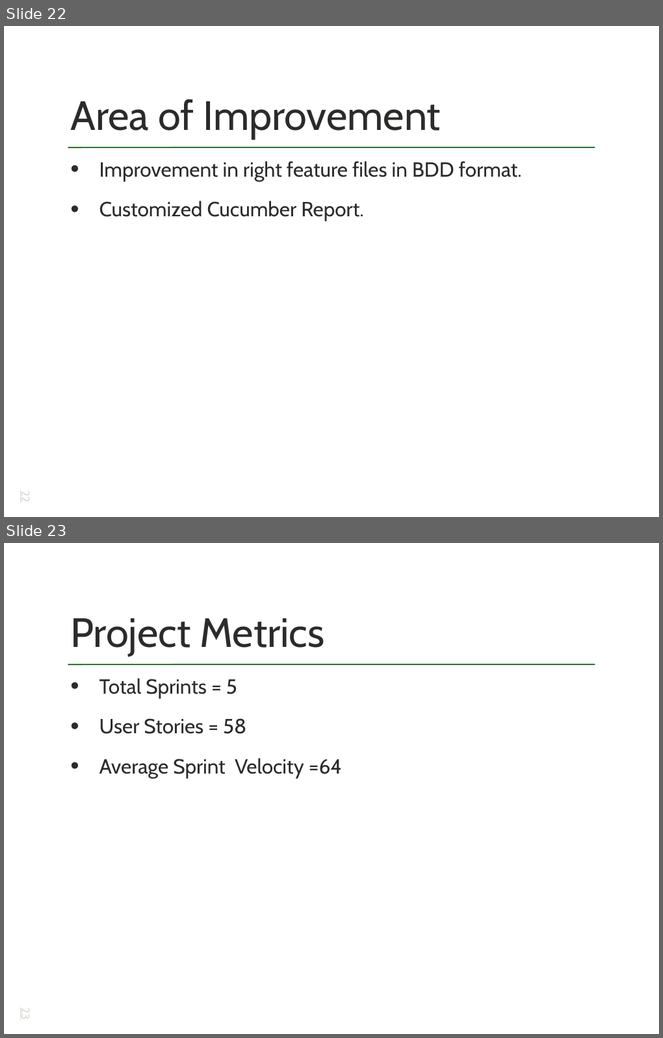
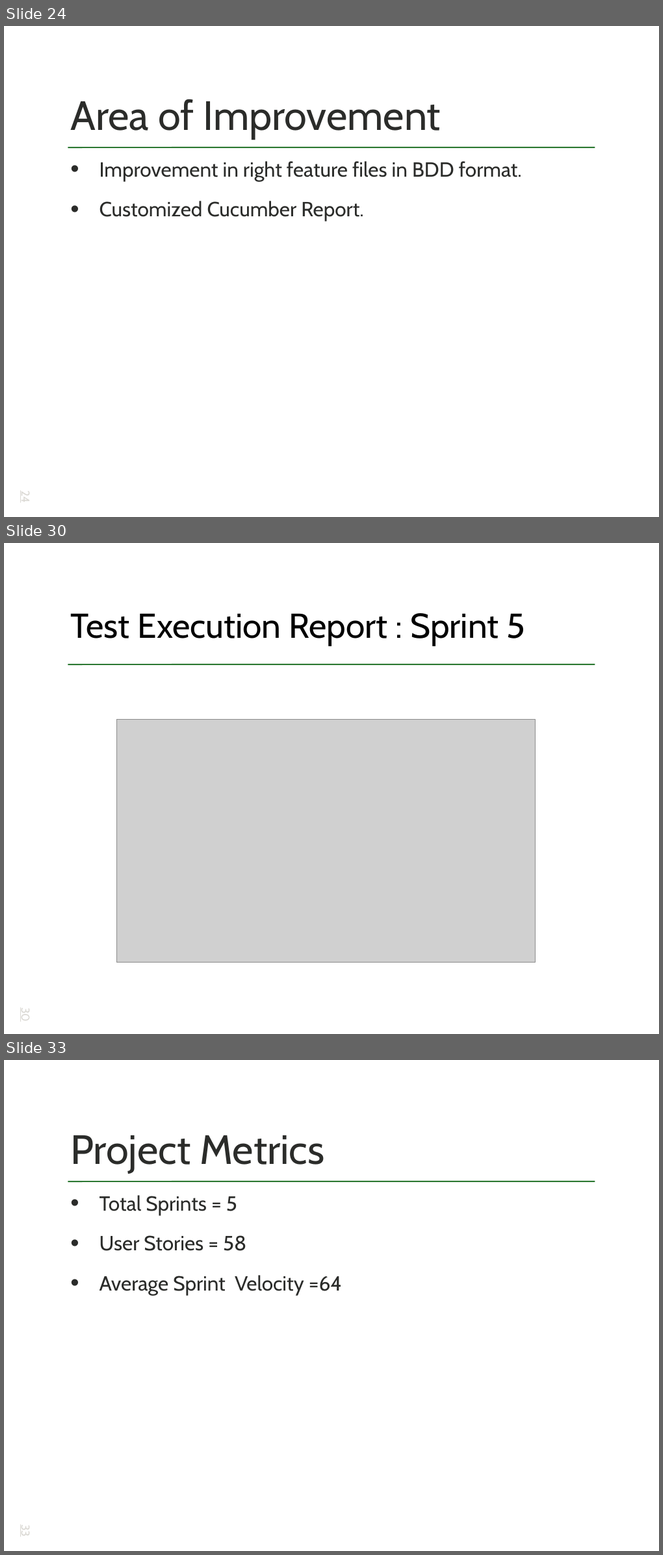
Before and after one commit to sunil311/EEJ1_Service_Platform, a slide deck: outsidewar/deliverables/EEteamJ1 Final Presentation.pptx. Shown one above the other, each under a label of ours: slides 22 and 23 before the commit, slides 24, 30 and 33 after it; the slides between them are not shown. The pictures are 663x1038 and 663x1555 pixels, drawn with LibreOffice and Linux fonts; fonts in the diff are those of the drawing; grey boxes stand for pictures. Boxes give left, top, right and bottom in pixels: in the first picture for what was removed or moved away, otherwise in the second. Text is boxed around its words. In the diff, an @@ line names an element or a change of style, - is before the commit and + after.

```diff
--- a/outsidewar/deliverables/EEteamJ1 Final Presentation.pptx
+++ b/outsidewar/deliverables/EEteamJ1 Final Presentation.pptx
@@ slide 30 added at bbox=[4, 543, 659, 1034], background #FFFFFF; not listed: 1 template element that a slide beside it also shows @@
@@ title added at bbox=[70, 613, 525, 646], 54 pt, text #000000 @@
+Test Execution Report : Sprint 5
@@ picture added at bbox=[116, 719, 535, 963] @@
@@ page number added at bbox=[18, 1009, 33, 1022], 18 pt, text #DAD8D3, underline @@
+30
@@ what was slide 22 is now slide 24 @@
@@ page number at bbox=[18, 491, 33, 503]: text changed @@
-22
+24
@@ what was slide 23 is now slide 33 @@
@@ page number at bbox=[18, 1525, 33, 1537]: text changed @@
-23
+33
```
Also in this commit, not shown: 2 slides changed, 9 other slides added.
